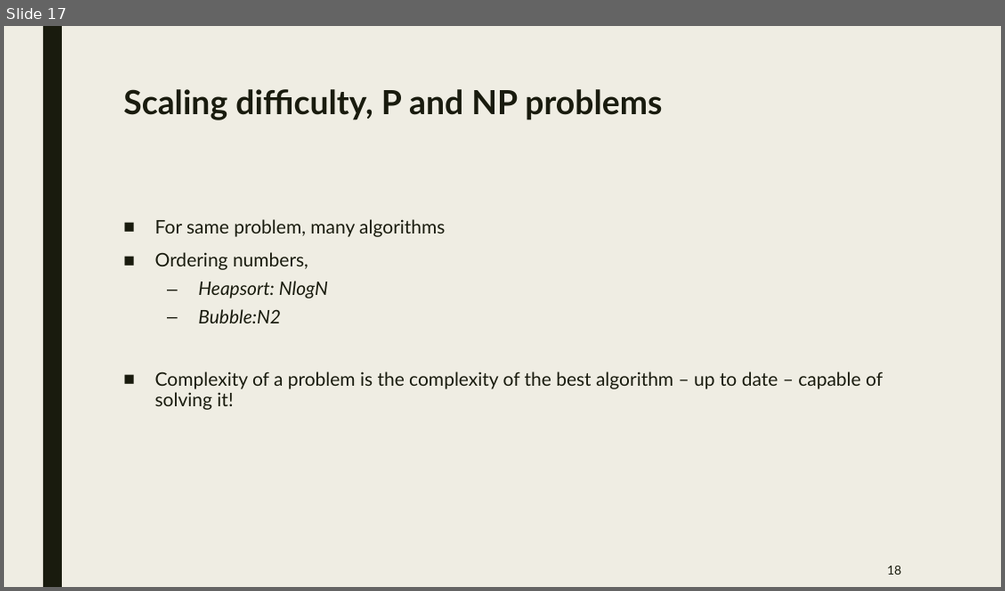
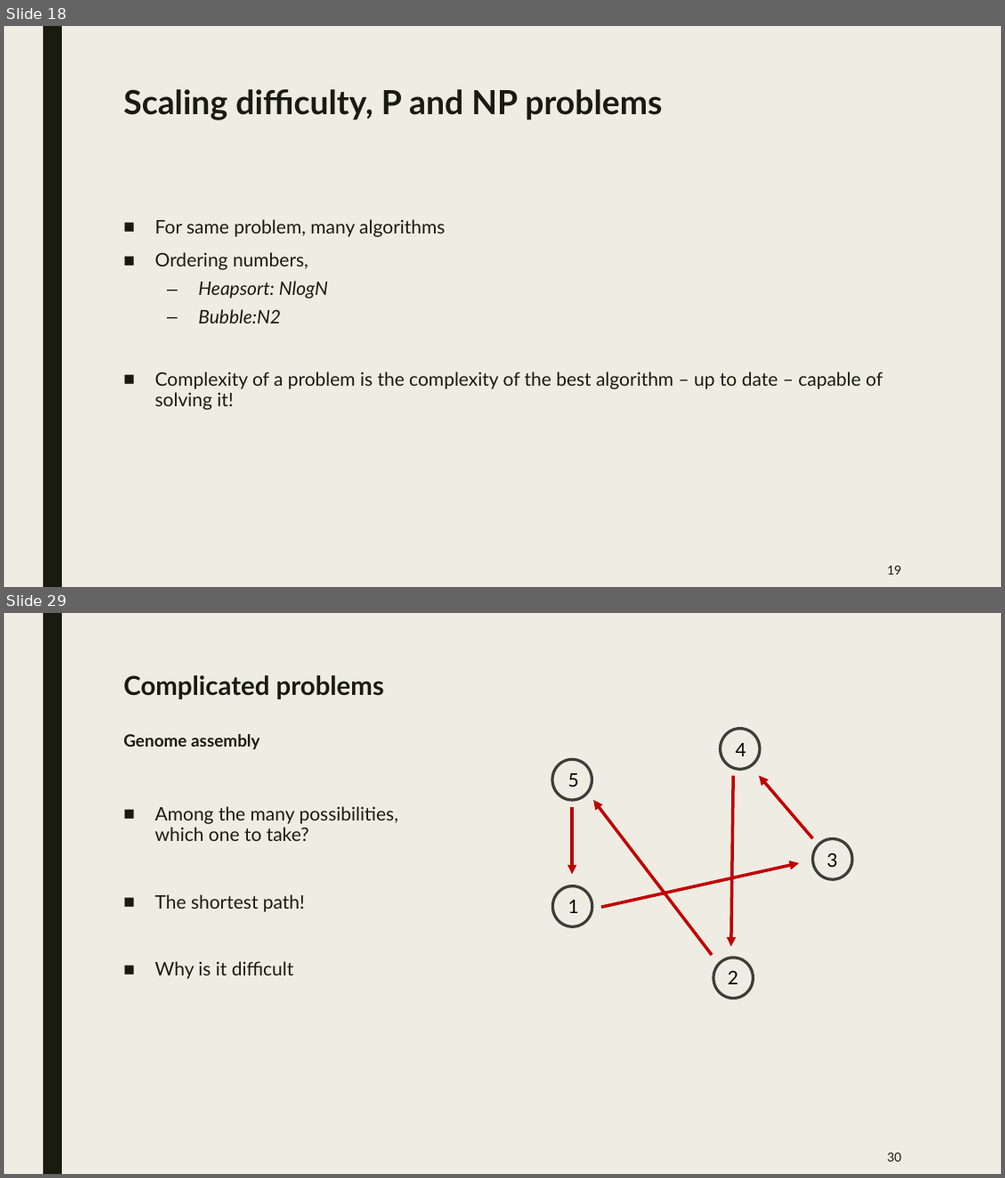
Before and after one commit to jurtasun/presentations, a slide deck: 202306_LMS_Complexity/202306_LMS_Complexity.ppt. Shown one above the other, each under a label of ours: slide 17 before the commit, slides 18 and 29 after it; the slides between them are not shown. The pictures are 1005x591 and 1005x1178 pixels, drawn with LibreOffice and Linux fonts; fonts in the diff are those of the drawing. Boxes give left, top, right and bottom in pixels: in the first picture for what was removed or moved away, otherwise in the second. Text is boxed around its words. In the diff, an @@ line names an element or a change of style, - is before the commit and + after.

```diff
--- a/202306_LMS_Complexity/202306_LMS_Complexity.ppt
+++ b/202306_LMS_Complexity/202306_LMS_Complexity.ppt
@@ slide 29 added at (4, 613, 1001, 1174), background #EFEDE3; not listed: 1 template element that a slide beside it also shows @@
@@ title added at (123, 675, 384, 749), 25.2 pt, text #191B0E, bold @@
+Complicated problems
+Genome assembly
@@ ellipse added at (720, 728, 760, 769), outline #3D3E3B 2.75 pt @@
@@ text added at (736, 743, 746, 756), 18 pt, text #000000 @@
+4
@@ ellipse added at (552, 760, 591, 800), outline #3D3E3B 2.75 pt @@
@@ text added at (568, 773, 579, 787), 18 pt, text #000000 @@
+5
@@ arrow added from (733, 775) to (731, 947), #C00000 3 pt @@
@@ arrow added from (813, 838) to (759, 775), #C00000 3 pt @@
@@ text added at (155, 806, 399, 979), 18 pt, text #191B0E @@
+■ Among the many possibilities, which one to take?
+■ The shortest path!
+■ Why is it difficult
@@ arrow added from (573, 807) to (573, 874), #C00000 3 pt @@
@@ arrow added from (712, 955) to (593, 800), #C00000 3 pt @@
@@ ellipse added at (813, 839, 853, 879), outline #3D3E3B 2.75 pt @@
@@ text added at (826, 852, 837, 867), 18 pt, text #000000 @@
+3
@@ arrow added from (601, 907) to (799, 863), #C00000 3 pt @@
@@ ellipse added at (553, 886, 592, 926), outline #3D3E3B 2.75 pt @@
@@ text added at (568, 900, 579, 913), 18 pt, text #000000 @@
+1
@@ ellipse added at (713, 957, 753, 998), outline #3D3E3B 2.75 pt @@
@@ text added at (728, 970, 738, 984), 18 pt, text #000000 @@
+2
@@ page number added at (887, 1152, 901, 1161), 12 pt, text #191B0E @@
+30
@@ what was slide 17 is now slide 18 @@
@@ page number at (887, 565, 901, 574): text changed @@
-18
+19
```
Also in this commit, not shown: 2 slides changed, 13 other slides added, 4 slides removed, 1 other file.
